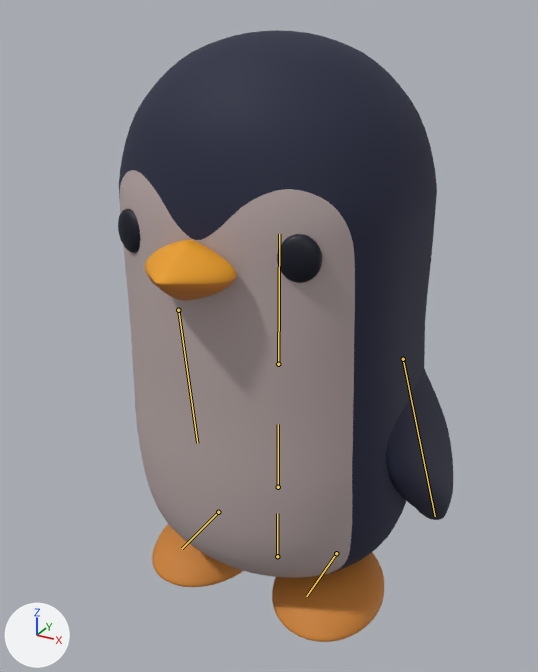
One commit to the Blender file SourceAssets/Penguin/Blender/Cold Loot - Penguin.blend: the scene before it, then after it.
Before and after are seen from a 50 mm lens placed at (1.18, -2.21, 2.11), pointed at (0.0, -0.08, 1.05). The lights are fixed; the arrows at lower left show +X, +Y and +Z. The picture after the commit comes second. The bones that bend it are drawn over the model as lines.

Objects in the first picture: 'Flipper.L', 'Foot.L', 'Foot.R', 'Penguin'.
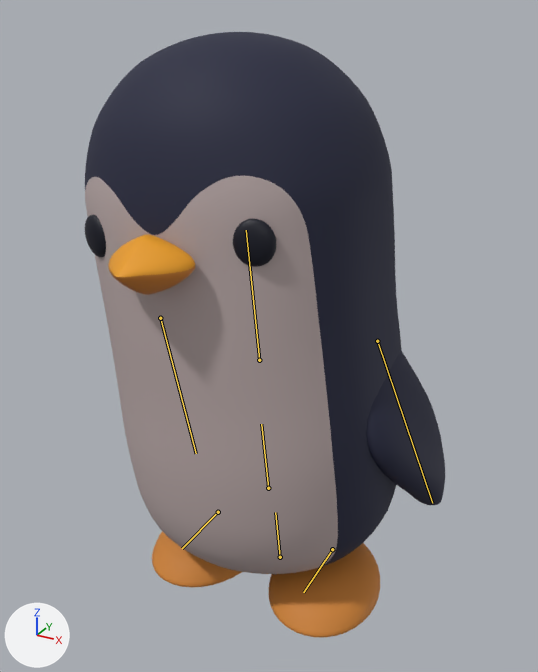
The newer file adds an action. The first version stands in its rest pose; the second is drawn at frame 14 of the action 'Walk_Shuffle_Waddle'.

Pixel boxes (x1, y1, x2, y2) of what changed, in the pictures (538 x 672 px):
'Penguin', posed
    before: (118, 30, 437, 578)
    after: (85, 32, 402, 574)
'Flipper.L', posed (18% wider)
    before: (386, 369, 453, 520)
    after: (366, 351, 445, 505)
'Foot.L', posed
    before: (272, 552, 384, 642)
    after: (269, 543, 380, 637)
bone 'Root', root to tip
    before: (277, 556) to (277, 513)
    after: (280, 557) to (275, 512)
bone 'Body.Jiggle', root to tip
    before: (278, 487) to (278, 424)
    after: (268, 488) to (261, 424)
bone 'Foot.L', root to tip
    before: (336, 553) to (306, 596)
    after: (332, 549) to (303, 592)

The edits, one by one:
Bone 'Root' (bone_root) moves from (0.0, 0.0, 0.0) to (0.012, 0.002, 0.0).
Bone 'Root' (bone_root) turns from (0, 0, 0) to (0, 0, 6) degrees about its own x, y and z.
Bone 'Body.Jiggle' (bone_body_jiggle) moves from (0.0, 0.0, 0.0) to (-0.02, -0.018, 0.0).
Bone 'Body.Jiggle' (bone_body_jiggle) is rescaled from (1.0, 1.0, 1.0) to (1.0, 1.01, 1.0).
Bone 'Foot.L' (bone_foot_l) moves from (0.0, 0.0, 0.0) to (0.017, -0.003, -0.019).
Bone 'Foot.L' (bone_foot_l) turns from (0, 0, 0) to (0, -6, 1) degrees about its own x, y and z.
Bone 'Foot.R' (bone_foot_r) moves from (0.0, 0.0, 0.0) to (-0.004, 0.001, 0.027).
Bone 'Foot.R' (bone_foot_r) turns from (0, 0, 0) to (0, -6, 0) degrees about its own x, y and z.
